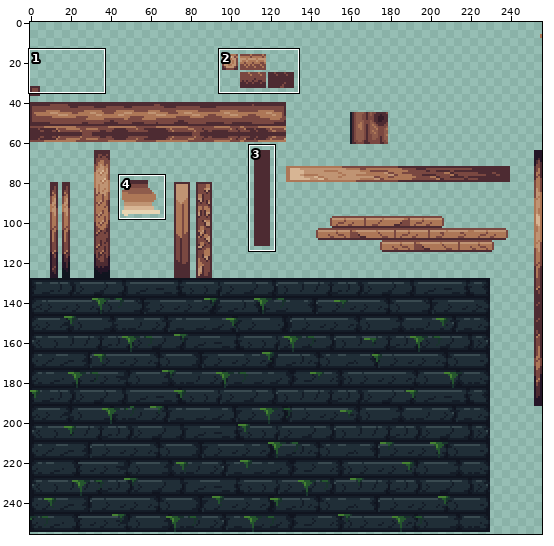
Edited in one commit: sprite sheet (Textures/Environment/Table.png). Above: a wide view before the commit, with the close-up outlined.
Close-up. Before:
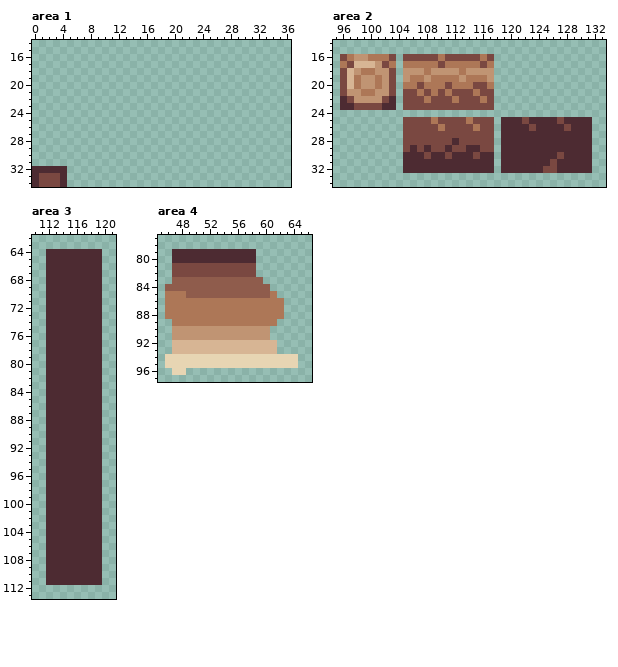
The file is 256x256 pixels. Shown: area 1: x 0..36, y 14..34; area 2: x 95..133, y 14..34; area 3: x 110..121, y 62..113; area 4: x 45..66, y 77..97. The commit also changed other parts of the picture, which this record leaves out.
And afterwards:
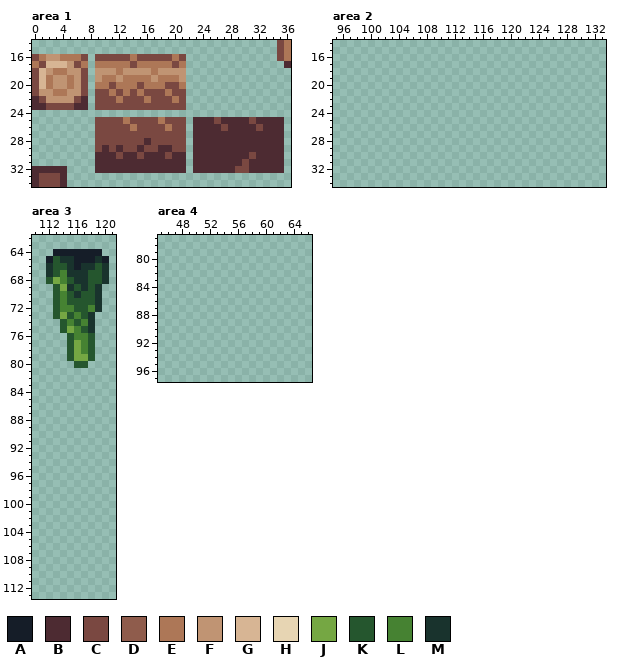
Palette (. is transparent): A #151d28  B #4d2b32  C #7a4841  D #8f5c4c  E #ad7757  F #c09473  G #d7b594  H #e7d5b3  J #75a743  K #25562e  L #468232  M #19332d
The edit:
Changed rows in their new state; - is an unchanged pixel.
Area 1:
first column x 0:
14 -----------------------------------CE
15 -----------------------------------CE
16 CEFFEEEC-CCCCCECCCCCEC-------------CE
17 ECGGGFCE-EEEEECEEEEECE--------------B
18 CGFEEFFC-FFFEFFFFEFFFF---------------
19 CGEFFEFC-FEEFEEEEFEEEF---------------
20 CGEFFEFC-EECEEECEEECCE---------------
21 CFFEEFFC-CCECECECCCECC---------------
22 BCFFFFCB-CCCECCCECCCEC---------------
23 BBCCCCBB-CCCCCCCCCCCCC---------------
25 ---------CCCCECCCCECCC-BBBCBBBBCBBBB-
26 ---------CCCCCECCCCECC-BBBBCBBBBCBBB-
27 ---------CCCCCCCCCCCCC-BBBBBBBBBBBBB-
28 ---------CCCCCCCBCCCCC-BBBBBBBBBBBBB-
29 ---------CBCBCCBCCBBCC-BBBBBBBBBBBBB-
30 ---------BBBCBBCBBBCBB-BBBBBBBBCBBBB-
31 ---------BBBBBBBBBBBBB-BBBBBBBCBBBBB-
32 ---------BBBBBBBBBBBBB-BBBBBBCCBBBBB-
Area 2:
first column x 96:
16 ........-.............--------------
17 ........-.............--------------
18 ........-.............--------------
19 ........-.............--------------
20 ........-.............--------------
21 ........-.............--------------
22 ........-.............--------------
23 ........-.............--------------
25 ---------.............-.............
26 ---------.............-.............
27 ---------.............-.............
28 ---------.............-.............
29 ---------.............-.............
30 ---------.............-.............
31 ---------.............-.............
32 ---------.............-.............
Area 3:
first column x 112:
 64 .AAAAAAA-
 65 AKMMAAAMA
 66 MKKMAMMKM
 67 MKLMMMKKM
 68 KJLKMMKKM
 69 .KJMKMKM-
 70 .KLKMKKM-
 71 .KLKKKKM-
 72 .KLLKKLM-
 73 .KJKLKM.-
 74 ..KLKLM.-
 75 ..KJLKM.-
 76 ...KLLK.-
 77 ...KJLK.-
 78 ...KJLK.-
 79 ...KJJK.-
 80 ....KK..-
 81 ........-
 82 ........-
 83 ........-
 84 ........-
 85 ........-
 86 ........-
 87 ........-
 88 ........-
 89 ........-
 90 ........-
 91 ........-
 92 ........-
 93 ........-
 94 ........-
 95 ........-
 96 ........-
 97 ........-
 98 ........-
 99 ........-
100 ........-
101 ........-
102 ........-
103 ........-
104 ........-
105 ........-
106 ........-
107 ........-
108 ........-
109 ........-
110 ........-
111 ........-
Area 4:
first column x 46:
79 -............------
80 -............------
81 -............------
82 -............------
83 -.............-----
84 ...............----
85 ................---
86 .................--
87 .................--
88 .................--
89 -...............---
90 -..............----
91 -..............----
92 -...............---
93 -...............---
94 ...................
95 ...................
96 -..----------------
